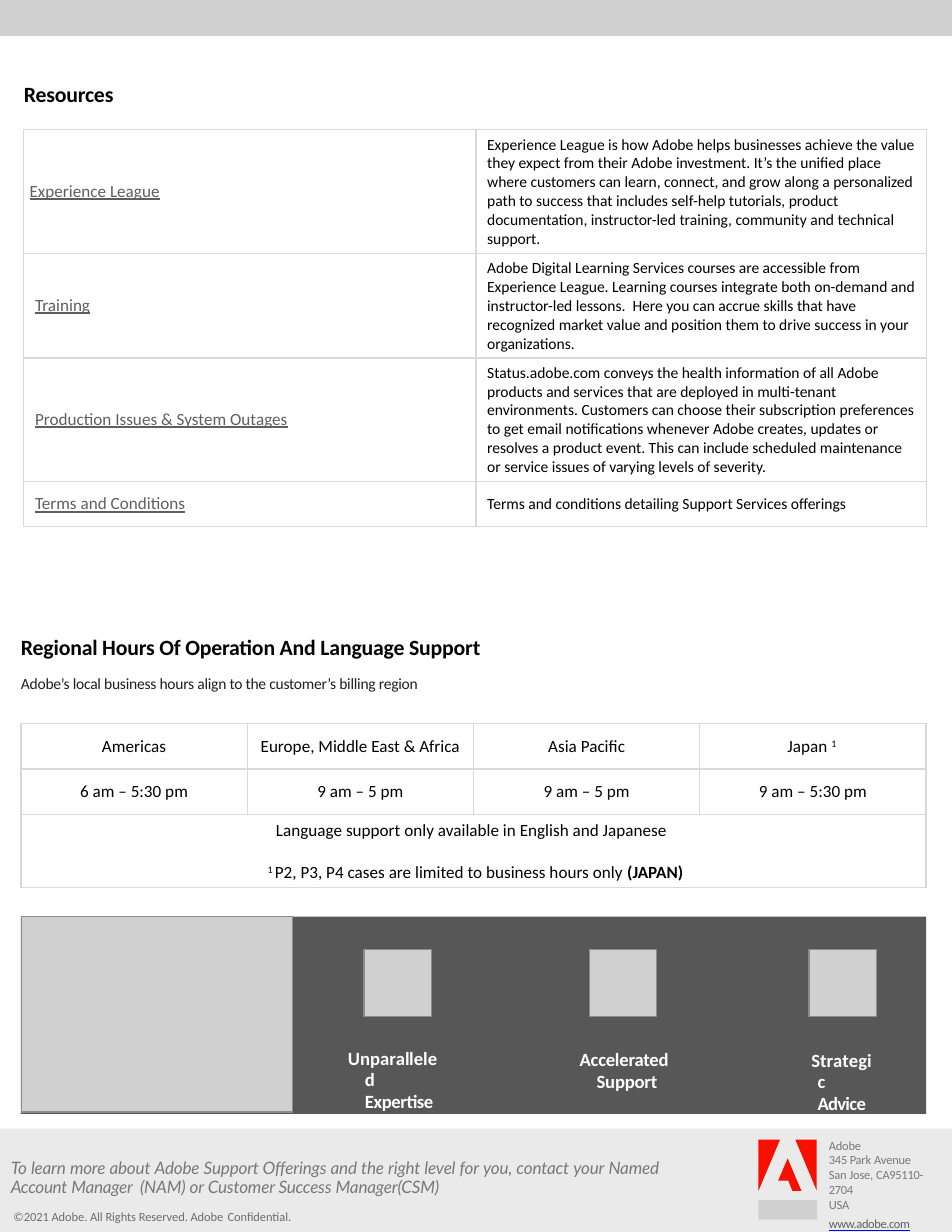
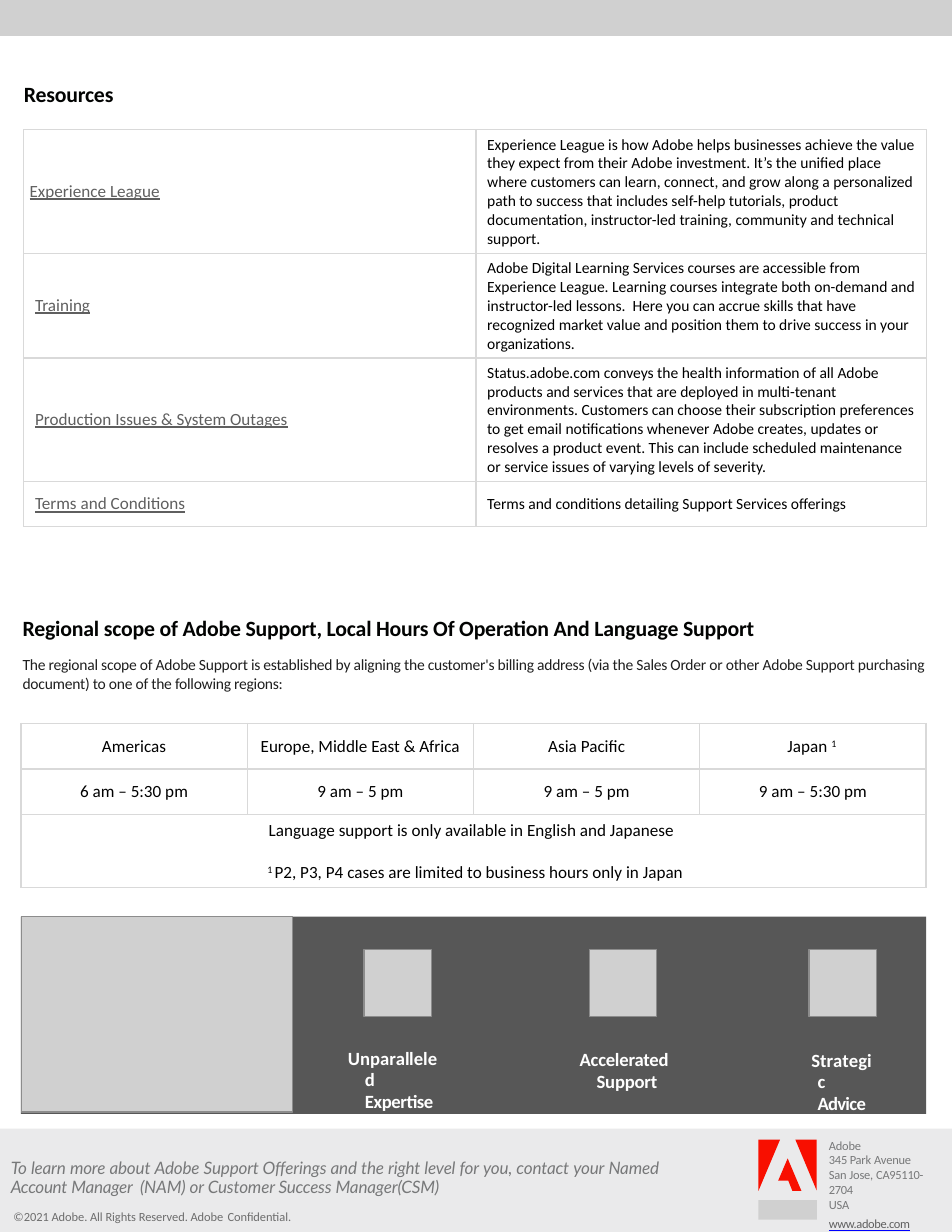
Before and after one commit to AdobeDocs/support-resources.pt-BR, a slide deck: slide 4 of help/data-sheets/assets/EliteSupportDatasheet.pptx. Drawn at 952x1232 pixels with LibreOffice and Linux fonts; fonts in the diff are those of the drawing; grey boxes stand for pictures. Boxes give left, top, right and bottom in pixels: in the first picture for what was removed or moved away, otherwise in the second. Text is boxed around its words. In the diff, an @@ line names an element or a change of style, - is before the commit and + after.

Commit message:
Synced non localizable files from repo .

```diff
--- a/help/data-sheets/assets/EliteSupportDatasheet.pptx
+++ b/help/data-sheets/assets/EliteSupportDatasheet.pptx
@@ text at box(23, 620, 925, 692): text changed @@
-Regional Hours Of Operation And Language Support
-Adobe’s local business hours align to the customer’s billing region
+Regional scope of Adobe Support, Local Hours Of Operation And Language Support
+The regional scope of Adobe Support is established by aligning the customer's billing address (via the Sales Order or other Adobe Support purchasing document) to one of the following regions:
@@ table at box(21, 724, 926, 887) @@
-row 3, column 1: Language support only available in English and Japanese / 1 P2, P3, P4 cases are limited to business hours only (JAPAN)
+row 3, column 1: Language support is only available in English and Japanese / 1 P2, P3, P4 cases are limited to business hours only in Japan
```
Also in this commit, not shown: 7 other files.
